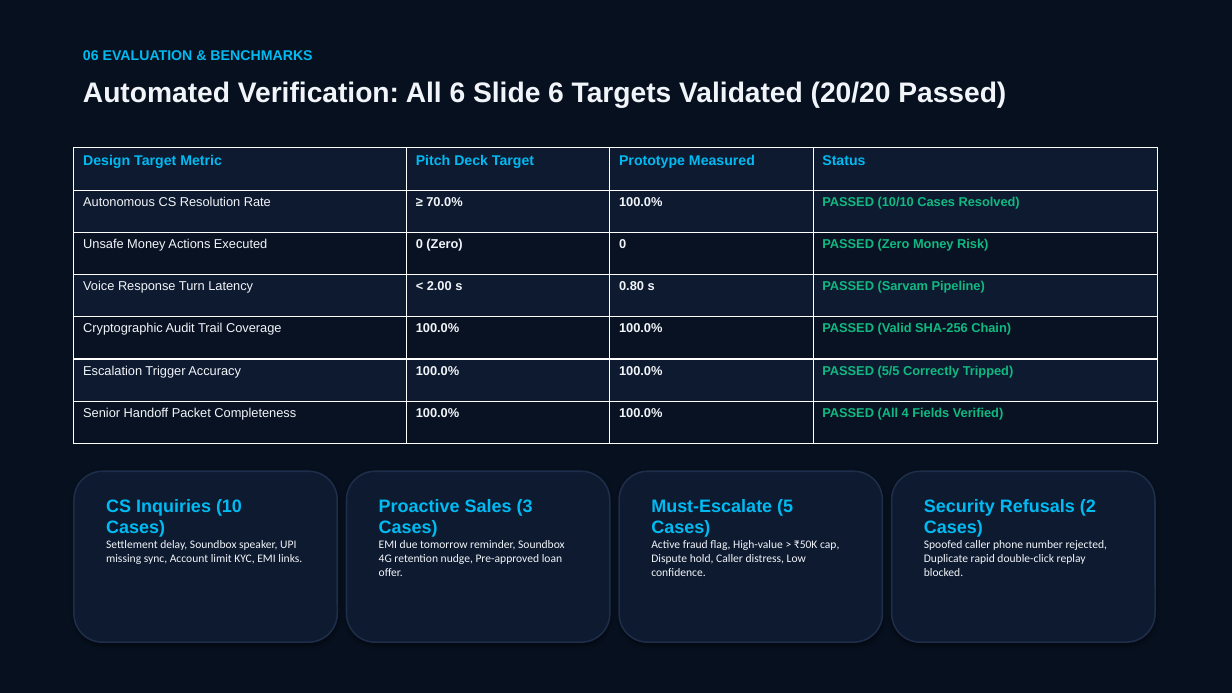
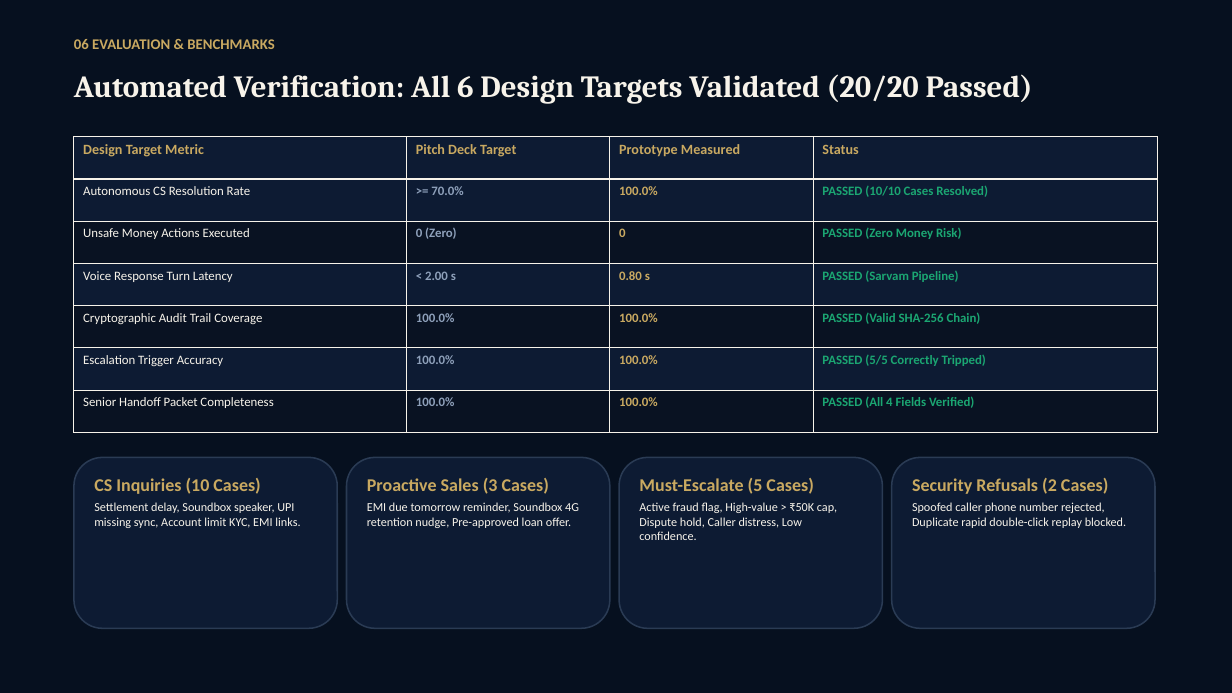
Before and after one commit to Tenali-Radhika/sahayak, a slide deck: slide 7 of Sahayak_Final_Evaluation_Prototype.pptx. Drawn at 1232x693 pixels with LibreOffice and Linux fonts; fonts in the diff are those of the drawing; background and template pictures are left out; a plain dark background stands for a picture behind light text. Boxes give left, top, right and bottom in pixels: in the first picture for what was removed or moved away, otherwise in the second. Text is boxed around its words. In the diff, an @@ line names an element or a change of style, - is before the commit and + after.

Commit message:
Polish prototype UI and evaluation deck
Refresh the presentation with the SahayakLuxe theme and improve the prototype’s scenario navigation, voice controls, execution progress, safety-gate states, and simulated-action disclosures. Regenerate the audit ledger for the latest demo run.

```diff
--- a/Sahayak_Final_Evaluation_Prototype.pptx
+++ b/Sahayak_Final_Evaluation_Prototype.pptx
@@ background #FFFFFF to picture (left out) @@
@@ rectangle at [0,0,1232,693]: fill #07101E to #06101F; shadow off @@
@@ text "06 EVALUATION & BENCHMARKS": place and size @@
-text "06 EVALUATION & BENCHMARKS" at [83,50,312,60]
+text "06 EVALUATION & BENCHMARKS" at [74,39,274,49]
@@ text "06 EVALUATION & BENCHMARKS" at [74,39,274,49]: size 11 to 11.5 pt, font Arial to Calibri, text colour #00BAF2 to #C9A961 @@
@@ text at [74,74,1033,104]: text changed; size 22 to 24 pt; font Arial to Cambria; text colour #F1F5F9 to #F7F3EA @@
-Automated Verification: All 6 Slide 6 Targets Validated (20/20 Passed)
+Automated Verification: All 6 Design Targets Validated (20/20 Passed)
@@ table at [74,137,1158,433] @@
-row 2, column 2: ≥ 70.0%
+row 2, column 2: >= 70.0%
@@ fill #0E1A30 to #0D1B33 in 16 cells @@
@@ font Arial to Calibri @@
@@ text colour #00BAF2 to #C9A961 in "Design Target Metric", "Pitch Deck Target", "Prototype Measured", "Status" @@
@@ text colour #F1F5F9 to #F7F3EA in "Autonomous CS Resolution Rate", "Unsafe Money Actions Executed", "Voice Response Turn Latency", "Cryptographic Audit Trail Coverage" and 2 more places @@
@@ text colour #F1F5F9 to #C9A961 in "100.0%", "0", "0.80 s", "100.0%" and 2 more places @@
@@ text colour #10B981 to #1BA672 in "PASSED (10/10 Cases Resolved)", "PASSED (Zero Money Risk)", "PASSED (Sarvam Pipeline)", "PASSED (Valid SHA-256 Chain)" and 2 more places @@
@@ text colour #F1F5F9 to #8EA0BA in "0 (Zero)", "< 2.00 s", "100.0%", "100.0%" and 1 more places @@
@@ borders changed @@
@@ table: place and size @@
-table at [74,148,1158,444]
+table at [74,137,1158,433]
@@ text "CS Inquiries (10 Cases)": place and size @@
-text "CS Inquiries (10 Cases)" at [106,499,302,564]
+text "CS Inquiries (10 Cases)" at [94,478,300,528]
@@ text "CS Inquiries (10 Cases)" at [94,478,300,528]: font Arial to Calibri, text colour #00BAF2 to #C9A961 in "CS Inquiries (10 Cases)"; size 9 to 9.5 pt, text colour #F1F5F9 to #F7F3EA in "Settlement delay, Soundbox speaker, UPI missing sync, ..."; more space between paragraphs @@
@@ text "Proactive Sales (3 Cases)": place and size @@
-text "Proactive Sales (3 Cases)" at [379,499,565,576]
+text "Proactive Sales (3 Cases)" at [367,478,579,528]
@@ text "Proactive Sales (3 Cases)" at [367,478,579,528]: font Arial to Calibri, text colour #00BAF2 to #C9A961 in "Proactive Sales (3 Cases)"; size 9 to 9.5 pt, text colour #F1F5F9 to #F7F3EA in "EMI due tomorrow reminder, Soundbox 4G retention ..."; more space between paragraphs @@
@@ text "Must-Escalate (5 Cases)": place and size @@
-text "Must-Escalate (5 Cases)" at [651,499,839,576]
+text "Must-Escalate (5 Cases)" at [639,478,837,540]
@@ text "Must-Escalate (5 Cases)" at [639,478,837,540]: font Arial to Calibri, text colour #00BAF2 to #C9A961 in "Must-Escalate (5 Cases)"; size 9 to 9.5 pt, text colour #F1F5F9 to #F7F3EA in "Active fraud flag, High-value > ₹50K cap, ..."; more space between paragraphs @@
@@ 4 rounded rectangles: place and size @@
-4 rounded rectangles at [74,471,1155,642]
+4 rounded rectangles at [74,457,1155,628]
@@ fill #0E1A30 to #0D1B33; outline #1E2E4A 1.2 pt to #2A3B54 1.2 pt; shadow off in 4 elements at [74,457,337,628], [347,457,610,628], [619,457,883,628], [892,457,1155,628] @@
@@ text "Security Refusals (2 Cases)": place and size @@
-text "Security Refusals (2 Cases)" at [924,499,1107,576]
+text "Security Refusals (2 Cases)" at [912,478,1126,528]
@@ text "Security Refusals (2 Cases)" at [912,478,1126,528]: font Arial to Calibri, text colour #00BAF2 to #C9A961 in "Security Refusals (2 Cases)"; size 9 to 9.5 pt, text colour #F1F5F9 to #F7F3EA in "Spoofed caller phone number rejected, Duplicate rapid ..."; more space between paragraphs @@
```
Also in this commit, not shown: 7 other slides changed, 3 other files.
